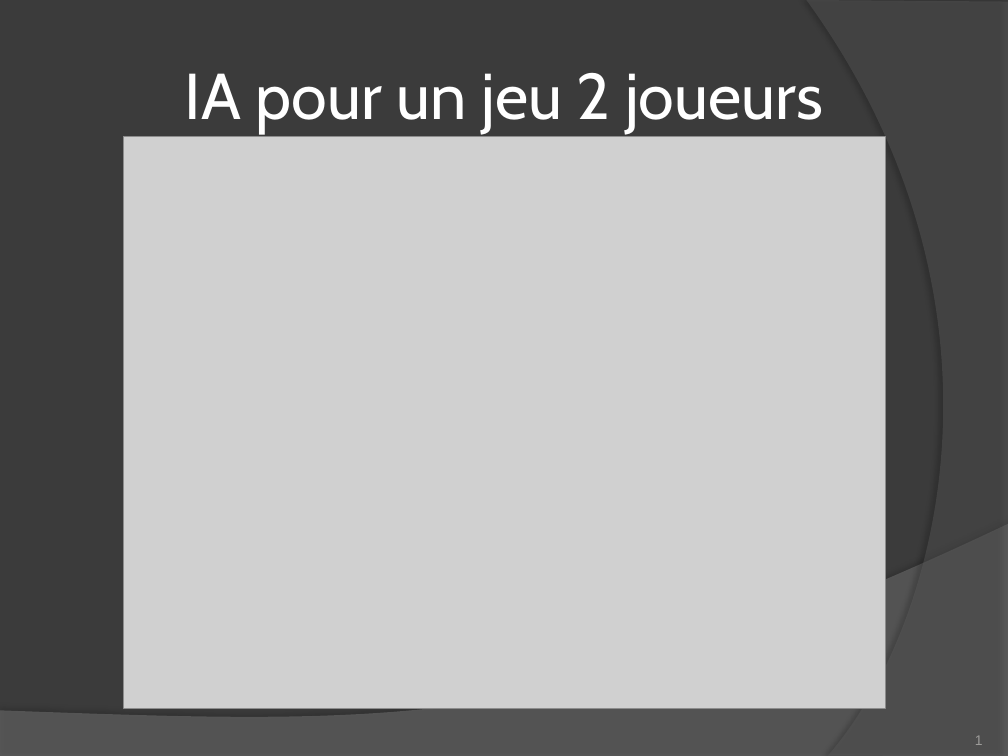
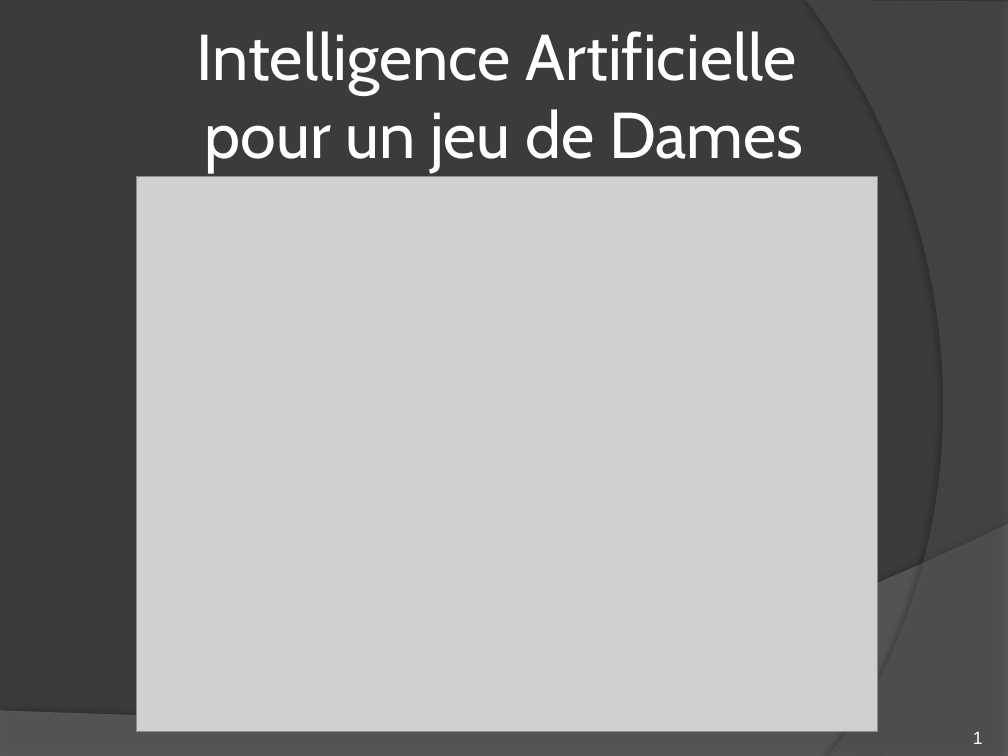
Before and after one commit to romaincarlsen/EtudesPratiques, a slide deck: slide 1 of Diapo Soutenance.pptx. Drawn at 1008x756 pixels with LibreOffice and Linux fonts; fonts in the diff are those of the drawing; grey boxes stand for pictures. Boxes give left, top, right and bottom in pixels: in the first picture for what was removed or moved away, otherwise in the second. Text is boxed around its words. In the diff, an @@ line names an element or a change of style, - is before the commit and + after.

```diff
--- a/Diapo Soutenance.pptx
+++ b/Diapo Soutenance.pptx
@@ title at [197, 31, 803, 173]: text changed @@
-IA pour un jeu 2 joueurs
+Intelligence Artificielle
+pour un jeu de Dames
@@ picture: place and size @@
-picture at [123, 137, 885, 709]
+picture at [137, 177, 878, 732]
@@ page number at [973, 732, 983, 744]: size 11 to 14 pt, text colour #9D9B9A to #FFFFFF @@
```
Also in this commit, not shown: 4 other slides changed, 8 slides added, 2 slides removed.
